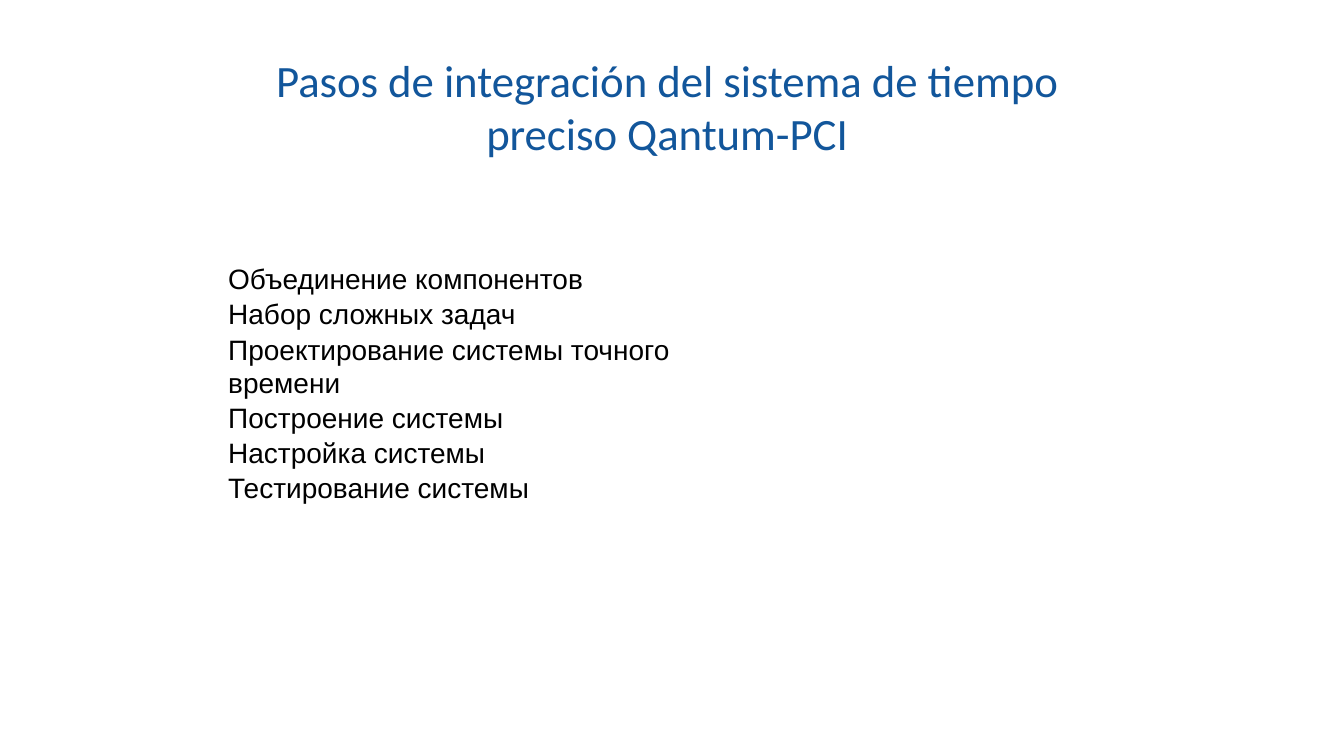
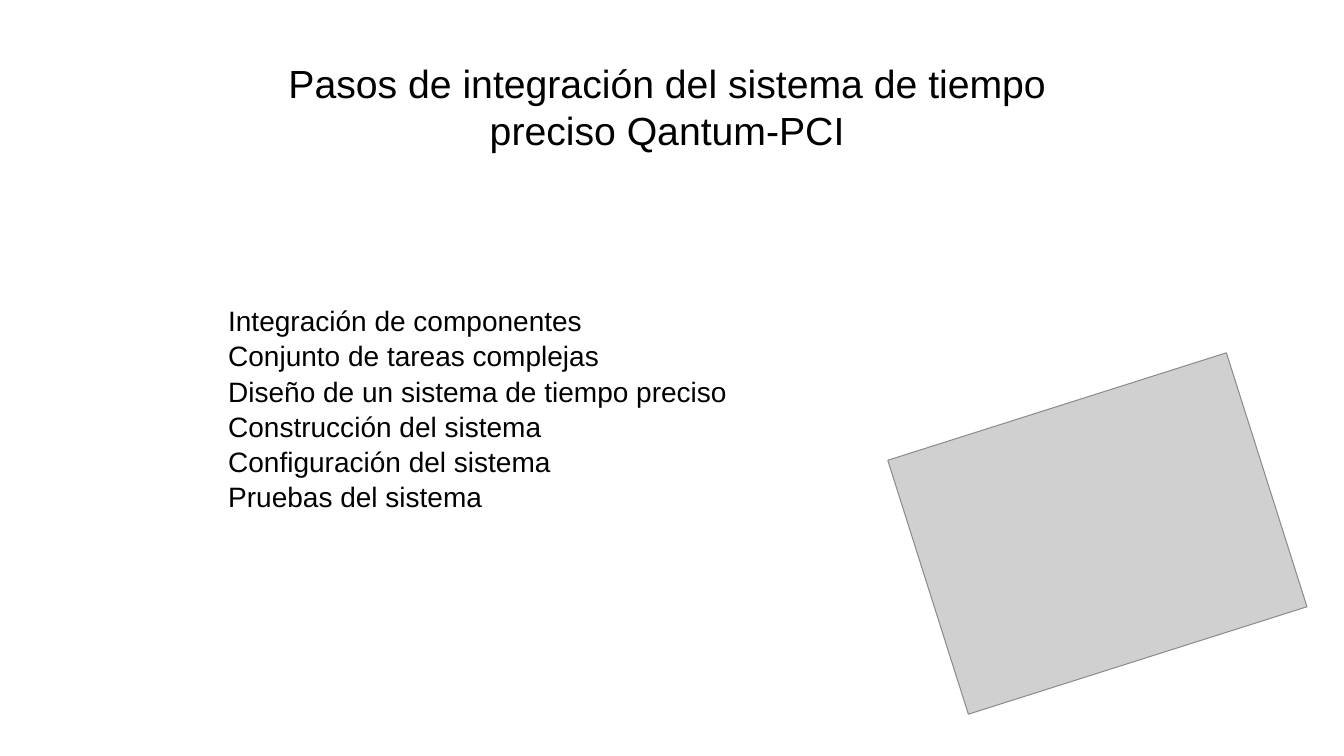
Before and after one commit to SiwaNetwork/QUANTUM, a slide deck: slide 11 of Time-Card/ДОКУМЕНТЫ/МАТЕРИАЛ СТАТЬИ/Применение в энергетике испанский.pptx. Drawn at 1344x756 pixels with LibreOffice and Linux fonts; fonts in the diff are those of the drawing; grey boxes stand for pictures. Boxes give left, top, right and bottom in pixels: in the first picture for what was removed or moved away, otherwise in the second. Text is boxed around its words. In the diff, an @@ line names an element or a change of style, - is before the commit and + after.

```diff
--- a/Time-Card/ДОКУМЕНТЫ/МАТЕРИАЛ СТАТЬИ/Применение в энергетике испанский.pptx
+++ b/Time-Card/ДОКУМЕНТЫ/МАТЕРИАЛ СТАТЬИ/Применение в энергетике испанский.pptx
@@ title "Pasos de integración del sistema ...": place and size @@
-title "Pasos de integración del sistema ..." at box(276, 66, 1058, 158)
+title "Pasos de integración del sistema ..." at box(288, 69, 1046, 153)
@@ title "Pasos de integración del sistema ..." at box(288, 69, 1046, 153): size 32 to 28 pt, font Calibri to Arial, text colour #12569B to #000000, letter spacing -0.1 to 0 pt @@
@@ text at box(228, 310, 726, 508): text changed @@
-Объединение компонентов
-Набор сложных задач
-Проектирование системы точного времени
-Построение системы
-Настройка системы
-Тестирование системы
+Integración de componentes
+Conjunto de tareas complejas
+Diseño de un sistema de tiempo preciso
+Construcción del sistema
+Configuración del sistema
+Pruebas del sistema
@@ picture added at box(889, 353, 1307, 714) @@
```
Also in this commit, not shown: 16 other slides changed, 4 other files.
